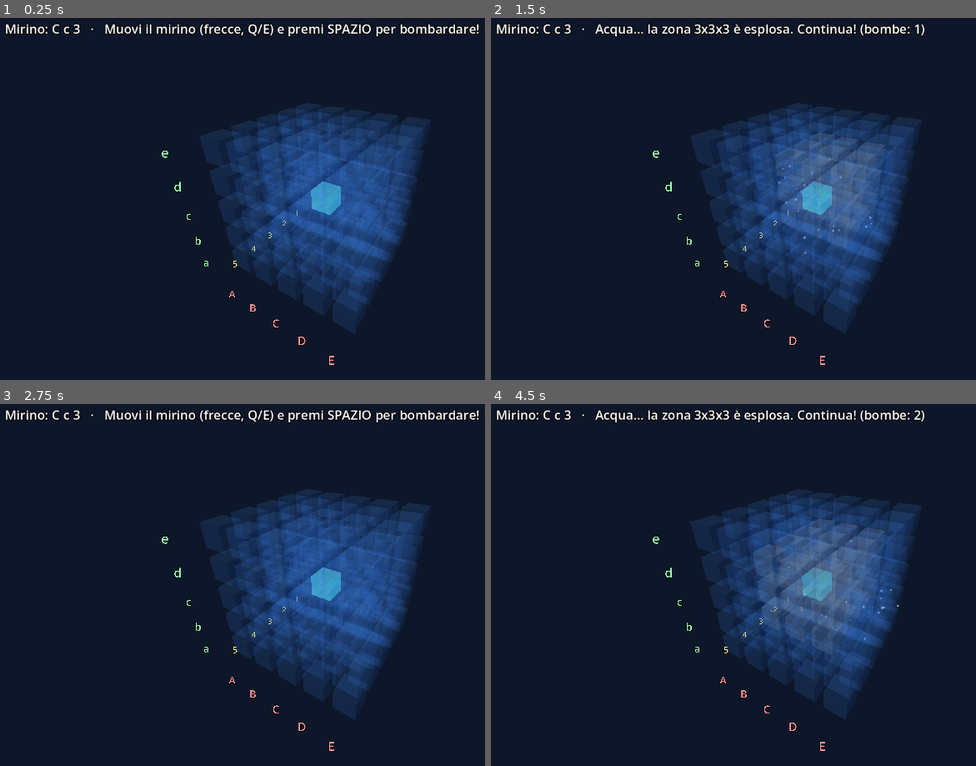
Above: before the commit, frames 1-4 (two rows, left to right).
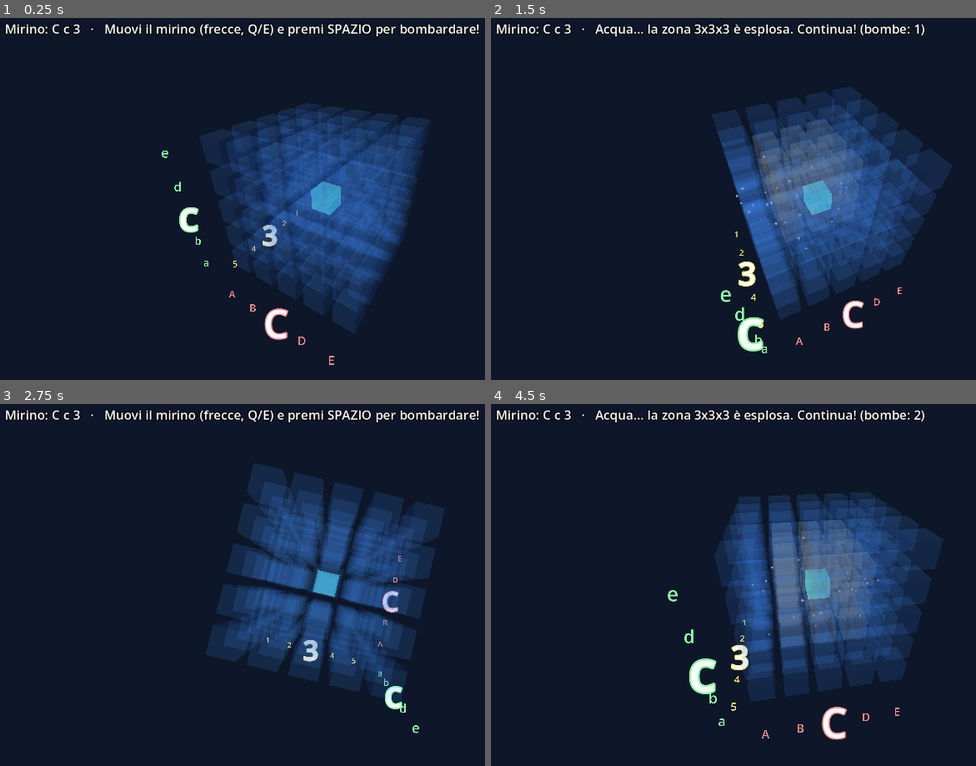
Above: after the commit, the same moments.

Repository: nicolaregge-pulse/corso-godot
Game: Godot game, scene res://main.tscn
Two runs of this game, one before a commit and one after it. Both use one fixed random seed, a clock stepped at 60 frames per second and the inputs below.
Inputs (mouse positions are in pixels of both pictures, inside the frame that each line leads up to):
- Up to frame 1 (0.25 s): no input
- Up to frame 2 (1.5 s): tap Enter at 0.5 s; move the mouse to (961, 177) at 0.52 s; hold D 0.53-1.28 s; tap Q at 0.6 s; tap Space at 0.77 s; move the mouse to (685, 217) at 1.27 s; hold S from 1.28 s (still down); tap E at 1.35 s
- Up to frame 3 (2.75 s): tap Space at 1.52 s; move the mouse to (392, 501) at 2.02 s; release S at 2.03 s; hold D from 2.03 s (still down); tap Enter at 2.1 s
- Up to frame 4 (4.5 s): move the mouse to (782, 657) at 2.77 s; release D at 2.78 s; hold W 2.78-3.53 s; tap Keypad Enter at 2.85 s; tap Space at 3.02, 3.77 s; move the mouse to (outside the picture) at 3.52 s; hold A from 3.53 s (still down); tap Q at 3.6 s; move the mouse to (617, 527) at 4.27 s; tap E at 4.35 s

The runs differ from the first frame. In frame 1, 0.6% of the frame differs, in the area x 33-69%, y 36-96%; in frame 2, 14%, in the area x 33-96%, y 18-96%; in frame 3, 12%; in frame 4, 13%.

Commit message:
Battaglia 3D: gira il cubo con A/D/W/S ed evidenzia le coordinate puntate
- Rotazione del cubo anche da tastiera (A/D/W/S), oltre al mouse trascinato.
- Quando il mirino è su una cella, la sua tripletta di coordinate
  (lettera MAIUSCOLA + minuscola + numero) diventa grande e bianca
  illuminata, così si capisce al volo cosa si è selezionato.

Co-Authored-By: Claude Opus 4.8 <noreply@anthropic.com>
Claude-Session: https://claude.ai/code/session_01Vq5FU5TvjomBhpm5HhNzUc

Diff:
--- a/battaglia-navale-3d/main.gd
+++ b/battaglia-navale-3d/main.gd
@@ -31,11 +31,17 @@
 const COL_BOMBATA := Color(0.45, 0.50, 0.55, 0.32)   # celle già colpite
 const COL_MIRINO := Color(0.25, 1.0, 0.70, 0.55)     # la cella puntata dal mirino
 const COL_SUB := Color(0.92, 0.80, 0.12)             # il sottomarino (giallo)
+const COL_ASSE_X := Color(1.0, 0.55, 0.55)           # colonne (lettere MAIUSCOLE)
+const COL_ASSE_Y := Color(0.55, 1.0, 0.65)           # file (lettere minuscole)
+const COL_ASSE_Z := Color(1.0, 0.92, 0.45)           # profondità (numeri)
 
 # ---- Nodi / stato ------------------------------------------
 var _perno_camera: Node3D
 var _celle := {}              # Vector3i -> StaticBody3D
 var _stato := {}              # Vector3i -> "acqua" | "bombata"
+var _lbl_x := []              # etichette colonne (A B C…)
+var _lbl_y := []              # etichette file (a b c…)
+var _lbl_z := []              # etichette profondità (1 2 3…)
 var _cursore: Vector3i        # la cella puntata dal mirino
 var _sub_coord: Vector3i
 var _sottomarino: Node3D
@@ -122,23 +128,45 @@
 	for i in LATO:
 		var p := (i - (LATO - 1) / 2.0) * SPAZIO
 		# Colonna: LETTERE MAIUSCOLE (rosso) sotto il cubo
-		_fai_etichetta(char(65 + i), Vector3(p, -bordo, bordo), Color(1.0, 0.6, 0.6))
+		_lbl_x.append(_fai_etichetta(char(65 + i), Vector3(p, -bordo, bordo)))
 		# Fila: lettere minuscole (verde) a sinistra
-		_fai_etichetta(char(97 + i), Vector3(-bordo, p, bordo), Color(0.6, 1.0, 0.7))
+		_lbl_y.append(_fai_etichetta(char(97 + i), Vector3(-bordo, p, bordo)))
 		# Profondità: NUMERI (giallo) in basso a sinistra, verso il fondo
-		_fai_etichetta(str(i + 1), Vector3(-bordo, -bordo, p), Color(1.0, 0.95, 0.5))
-
-
-func _fai_etichetta(txt: String, pos: Vector3, colore: Color) -> void:
+		_lbl_z.append(_fai_etichetta(str(i + 1), Vector3(-bordo, -bordo, p)))
+
+
+func _fai_etichetta(txt: String, pos: Vector3) -> Label3D:
 	var l := Label3D.new()
 	l.text = txt
 	l.position = pos
-	l.font_size = 80
-	l.pixel_size = 0.006
-	l.modulate = colore
 	l.billboard = BaseMaterial3D.BILLBOARD_ENABLED
 	l.no_depth_test = true
 	add_child(l)
+	return l
+
+
+# Ingrandisce e illumina la tripletta di coordinate della cella puntata
+func _evidenzia_coordinate() -> void:
+	for i in _lbl_x.size():
+		_stile_etichetta(_lbl_x[i], i == _cursore.x, COL_ASSE_X)
+	for i in _lbl_y.size():
+		_stile_etichetta(_lbl_y[i], i == _cursore.y, COL_ASSE_Y)
+	for i in _lbl_z.size():
+		_stile_etichetta(_lbl_z[i], i == _cursore.z, COL_ASSE_Z)
+
+
+func _stile_etichetta(l: Label3D, selezionata: bool, base: Color) -> void:
+	if selezionata:
+		l.pixel_size = 0.013
+		l.font_size = 130
+		l.modulate = Color.WHITE
+		l.outline_modulate = base
+		l.outline_size = 18
+	else:
+		l.pixel_size = 0.006
+		l.font_size = 80
+		l.modulate = base
+		l.outline_size = 0
 
 
 # ---- Inizio (o ri-inizio) di una partita ----
@@ -150,6 +178,7 @@
 	_cursore = Vector3i(LATO / 2, LATO / 2, LATO / 2)   # mirino al centro
 	for coord in _celle:
 		_ridisegna_cella(coord)
+	_evidenzia_coordinate()
 
 	if _sottomarino != null and is_instance_valid(_sottomarino):
 		_sottomarino.queue_free()
@@ -196,6 +225,19 @@
 	sub.add_child(peri)
 
 	return sub
+
+
+# ---- Girare il cubo con i tasti A/D/W/S (in continuo) ----
+func _process(delta: float) -> void:
+	var v := 1.3 * delta
+	if Input.is_key_pressed(KEY_A):
+		_perno_camera.rotation.y += v
+	if Input.is_key_pressed(KEY_D):
+		_perno_camera.rotation.y -= v
+	if Input.is_key_pressed(KEY_W):
+		_perno_camera.rotation.x = clamp(_perno_camera.rotation.x + v, -1.3, 1.3)
+	if Input.is_key_pressed(KEY_S):
+		_perno_camera.rotation.x = clamp(_perno_camera.rotation.x - v, -1.3, 1.3)
 
 
 # ---- Input: tastiera (mirino + spara + rigioca), mouse (gira) ----
@@ -232,6 +274,7 @@
 	_cursore = nuovo
 	_ridisegna_cella(vecchio)
 	_ridisegna_cella(_cursore)
+	_evidenzia_coordinate()
 	_aggiorna_testo()
 
 
Not shown, changed: battaglia-navale-3d/README.md
